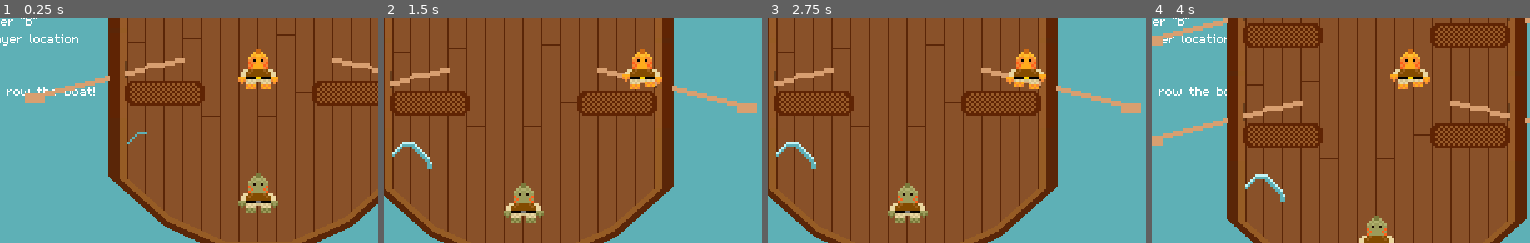
Above: before the commit, frames 1-4 (left to right).
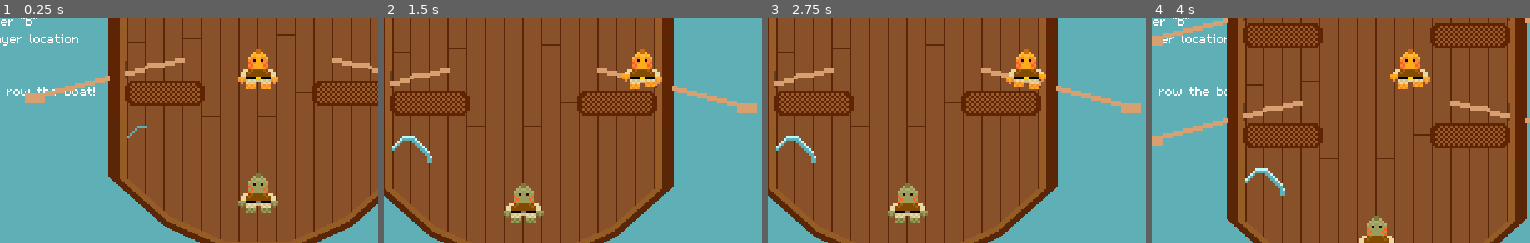
Above: after the commit, the same moments.

Repository: Splashy-Inc/splish-splashisson
Game: Godot game, scene res://Scenes/playground.tscn
Two runs of this game, one before a commit and one after it. Both use one fixed random seed, a clock stepped at 60 frames per second and the inputs below.
Inputs:
- Up to frame 1 (0.25 s): no input
- Up to frame 2 (1.5 s): hold D (right) 0.53-1.28 s; hold I (interact) 0.53-1.28 s; hold S (down) from 1.28 s (still down); tap I (interact) at 1.35 s
- Up to frame 3 (2.75 s): release S (down) at 2.03 s; hold D (right) from 2.03 s (still down); hold O (location) from 2.03 s (still down); tap I (interact) at 2.3 s
- Up to frame 4 (4 s): release D (right) at 2.78 s; release O (location) at 2.78 s; hold W (up) 2.78-3.53 s; tap I (interact) at 2.85 s; tap Enter at 3.5 s; hold A (left) from 3.53 s (still down); hold I (interact) from 3.53 s (still down)
The pictures show only the part of the screen within x 18-68%, y 39-89%; the shares and areas given below are measured in that part.

The runs differ from the first frame. In frame 1, 0.1% of the frame differs, in the area x 33-39%, y 48-56%; in frame 2, 0.6%; in frame 3, 0.6%; in frame 4, 0.6%, in the area x 24-36%, y 66-82%.

Commit message:
Add leak interaction methods and dying logic

Diff:
--- /dev/null
+++ b/Scenes/leak.gd
@@ -0,0 +1,19 @@
+extends Task
+
+var is_patched = false
+
+# Called when the node enters the scene tree for the first time.
+func _ready() -> void:
+	pass # Replace with function body.
+
+# Called every frame. 'delta' is the elapsed time since the previous frame.
+func _process(delta: float) -> void:
+	pass
+
+func patch():
+	is_patched = true
+	$AnimationTree.set("parameters/conditions/is_patched", true)
+	set_worker(null)
+
+func _die():
+	queue_free()
--- a/Scenes/leak.tscn
+++ b/Scenes/leak.tscn
@@ -1,5 +1,6 @@
-[gd_scene load_steps=24 format=3 uid="uid://c4xec2ylsa6d7"]
-
+[gd_scene load_steps=26 format=3 uid="uid://c4xec2ylsa6d7"]
+
+[ext_resource type="Script" path="res://Scenes/leak.gd" id="1_4ykgf"]
 [ext_resource type="Texture2D" uid="uid://u8r6eec7wpgv" path="res://Art/Leak/LeakH.png" id="1_unkym"]
 [ext_resource type="Texture2D" uid="uid://djseaj8ncqp0d" path="res://Art/Leak/LeakL.png" id="2_5105n"]
 [ext_resource type="Texture2D" uid="uid://e5k5iq6yaver" path="res://Art/Leak/LeakG.png" id="3_fe2xs"]
@@ -85,6 +86,9 @@
 "speed": 5.0
 }]
 
+[sub_resource type="RectangleShape2D" id="RectangleShape2D_6p2vv"]
+size = Vector2(32, 22)
+
 [sub_resource type="Animation" id="Animation_6p51l"]
 resource_name = "start"
 length = 1.60002
@@ -198,6 +202,20 @@
 "transitions": PackedFloat32Array(1, 1, 1, 1, 1, 1, 1, 1),
 "update": 1,
 "values": [0, 1, 2, 3, 4, 5, 6, 7]
+}
+tracks/2/type = "method"
+tracks/2/imported = false
+tracks/2/enabled = true
+tracks/2/path = NodePath(".")
+tracks/2/interp = 1
+tracks/2/loop_wrap = true
+tracks/2/keys = {
+"times": PackedFloat32Array(1.6),
+"transitions": PackedFloat32Array(1),
+"values": [{
+"args": [],
+"method": &"_die"
+}]
 }
 
 [sub_resource type="AnimationLibrary" id="AnimationLibrary_y5cdd"]
@@ -241,12 +259,18 @@
 states/start/position = Vector2(346, 100)
 transitions = ["Start", "start", SubResource("AnimationNodeStateMachineTransition_fyktv"), "start", "active", SubResour …(195 unchanged characters)…
 
-[node name="Leak" type="Node2D"]
+[node name="Leak" type="StaticBody2D"]
+script = ExtResource("1_4ykgf")
+interaction_radius = 12
 
 [node name="AnimatedSprite2D" type="AnimatedSprite2D" parent="."]
+position = Vector2(0, -5)
 sprite_frames = SubResource("SpriteFrames_kn724")
 animation = &"end"
 frame = 8
+
+[node name="CollisionShape2D" type="CollisionShape2D" parent="."]
+shape = SubResource("RectangleShape2D_6p2vv")
 
 [node name="AnimationPlayer" type="AnimationPlayer" parent="."]
 libraries = {
